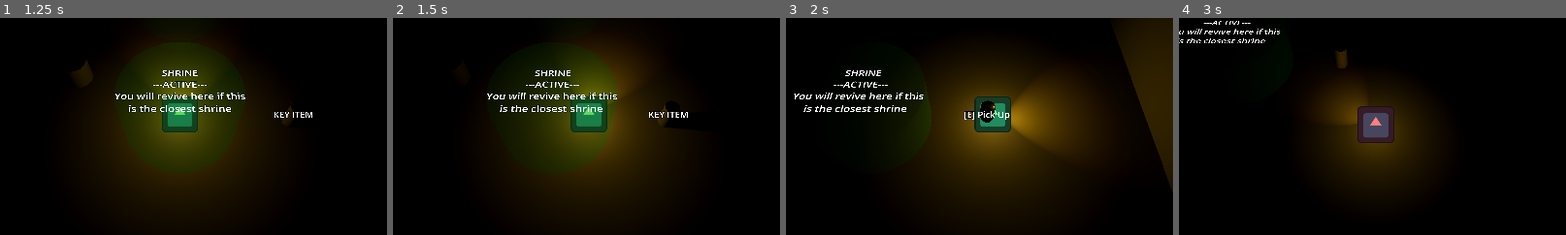
Above: before the commit, frames 1-4 (left to right).
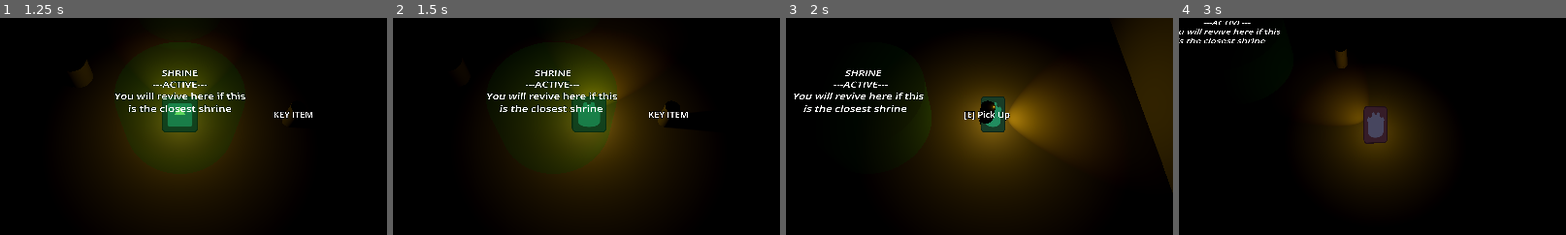
Above: after the commit, the same moments.

Repository: Rusty-Rat-Studios/dead-living-and-dying
Game: Godot game, scene res://game.tscn
Same seed, same stepped clock (60 frames per second), same inputs: the game is played once before the commit and once after it. The engine's default icon, where the game draws it, is replaced by a stand-in: a white triangle on a blue panel in a dark square.
Inputs (mouse positions are % of the whole screen's width and height, from its top left):
- Up to frame 1 (1.25 s): click "START" at 0.5 s
- Up to frame 2 (1.5 s): tap Enter at 1.25 s; move the mouse to (72, 45) at 1.27 s; hold Right (ui_right) from 1.28 s (still down); tap E (interact) at 1.35 s
- Up to frame 3 (2 s): keep holding Right (ui_right); tap Keypad Enter (ui_accept) at 1.52 s
- Up to frame 4 (3 s): move the mouse to (30, 55) at 2.02 s; release Right (ui_right) at 2.03 s; hold Down (ui_down) 2.03-2.78 s; tap Tab at 2.1 s; tap Keypad Enter (ui_accept) at 2.27 s; move the mouse to (60, 28) at 2.77 s; hold Right (ui_right) from 2.78 s (still down); tap E (interact) at 2.85 s
The pictures show only the part of the screen within x 27-77%, y 28-78%; the shares and areas given below are measured in that part.

Frame 1 is identical in both runs. In frame 2, 0.3% of the frame differs, in the area x 45-56%, y 36-53%; in frame 3, 0.7%; in frame 4, 0.9%, in the area x 46-56%, y 40-59%.

Commit message:
Add front/back sprite with rotation to spotlight

Diff:
--- a/player/player.gd
+++ b/player/player.gd
@@ -44,7 +44,7 @@
 @onready var light_omni: OmniLight3D = $OmniLight3D
 @onready var light_spot: SpotLight3D = $LightOffset/SpotLight3D
 @onready var camera: Camera3D = $RotationOffset/Camera3D
-@onready var sprite: Sprite3D = $RotationOffset/Sprite3D
+@onready var sprite: AnimatedSprite3D = $RotationOffset/AnimatedSprite3D
 
 # store initial position to return to when calling reset()
 @onready var starting_position: Vector3 = position
@@ -200,6 +200,22 @@
 		angular_velocity = 0
 		is_rotating = false
 
+	# clamp light offset rotation between -PI and PI
+	if $LightOffset.rotation.y >= PI:
+		$LightOffset.rotation.y = -PI
+	elif $LightOffset.rotation.y <= -PI:
+		$LightOffset.rotation.y = PI
+	# skew sprite to make it appear as though it is "looking" in the target direction
+	# rotation.y -90 is right, +90 is left
+	sprite.scale.x = clamp(abs(cos($LightOffset.rotation.y)), 0.7, 1)
+	sprite.rotation.y = clamp($LightOffset.rotation.y, -PI/8, PI/8)
+
+	# flip animation based on rotation amount
+	if $LightOffset.rotation.y > -PI/2 and $LightOffset.rotation.y <= PI/2:
+		sprite.animation = "back"
+	else:
+		sprite.animation = "front"
+
 
 func hit() -> void:
 	# pass signal for state-specific behavior
--- a/player/player.tscn
+++ b/player/player.tscn
@@ -1,9 +1,29 @@
-[gd_scene load_steps=6 format=3 uid="uid://mt6b5vxmupgn"]
+[gd_scene load_steps=8 format=3 uid="uid://mt6b5vxmupgn"]
 
 [ext_resource type="Script" path="res://player/player.gd" id="1_ndccg"]
 [ext_resource type="Shape3D" uid="uid://d140c2qk5hbt2" path="res://player/player_collision_shape.tres" id="2_a56u6"]
-[ext_resource type="Texture2D" uid="uid://cvadlfyuhhlsa" path="res://icon.svg" id="2_goh7u"]
+[ext_resource type="Texture2D" uid="uid://cw32ued20uj7r" path="res://icon_back.png" id="3_syjgo"]
+[ext_resource type="Texture2D" uid="uid://cecm7qkppnbxb" path="res://icon.svg" id="4_5bmh1"]
 [ext_resource type="Script" path="res://player/camera.gd" id="4_mmf56"]
+
+[sub_resource type="SpriteFrames" id="SpriteFrames_bh504"]
+animations = [{
+"frames": [{
+"duration": 1.0,
+"texture": ExtResource("3_syjgo")
+}],
+"loop": true,
+"name": &"back",
+"speed": 5.0
+}, {
+"frames": [{
+"duration": 1.0,
+"texture": ExtResource("4_5bmh1")
+}],
+"loop": true,
+"name": &"front",
+"speed": 5.0
+}]
 
 [sub_resource type="CapsuleShape3D" id="CapsuleShape3D_3bb63"]
 radius = 0.804186
@@ -19,8 +39,9 @@
 [node name="RotationOffset" type="Marker3D" parent="."]
 transform = Transform3D(1, 0, 0, 0, 0.5, 0.866025, 0, -0.866025, 0.5, 0, 0, 0)
 
-[node name="Sprite3D" type="Sprite3D" parent="RotationOffset"]
-texture = ExtResource("2_goh7u")
+[node name="AnimatedSprite3D" type="AnimatedSprite3D" parent="RotationOffset"]
+sprite_frames = SubResource("SpriteFrames_bh504")
+animation = &"front"
 
 [node name="Camera3D" type="Camera3D" parent="RotationOffset"]
 transform = Transform3D(1, 0, 0, 0, 1, 0, 0, 0, 1, 0, 0, 10)
--- a/player/state_dead.gd
+++ b/player/state_dead.gd
@@ -7,7 +7,7 @@
 	parent.speed = 10.0
 
 	# DEBUG: modulate color according to state
-	parent.get_node("RotationOffset/Sprite3D").modulate = Color(0.5, 0.5, 0.5, 0.5)
+	parent.get_node("RotationOffset/AnimatedSprite3D").modulate = Color(0.5, 0.5, 0.5, 0.5)
 
 	SignalBus.player_hurt.connect(_on_player_hurt)
 	SignalBus.player_revived.connect(_on_player_revived)
--- a/player/state_dying.gd
+++ b/player/state_dying.gd
@@ -6,7 +6,7 @@
 	parent.speed = 4.0
 
 	# DEBUG: modulate color according to state
-	parent.get_node("RotationOffset/Sprite3D").modulate = Color(1, 0.5, 0.5)
+	parent.get_node("RotationOffset/AnimatedSprite3D").modulate = Color(1, 0.5, 0.5)
 
 	SignalBus.player_hurt.connect(_on_player_hurt)
 	SignalBus.player_state_changed.emit("Dying")
--- a/player/state_living.gd
+++ b/player/state_living.gd
@@ -6,7 +6,7 @@
 	parent.speed = 6.0
 
 	# DEBUG: modulate color according to state
-	parent.get_node("RotationOffset/Sprite3D").modulate = Color(0.5, 1, 0.5)
+	parent.get_node("RotationOffset/AnimatedSprite3D").modulate = Color(0.5, 1, 0.5)
 
 	SignalBus.player_hurt.connect(_on_player_hurt)
 	SignalBus.player_state_changed.emit("Living")
Binary file added: icon_back.png
